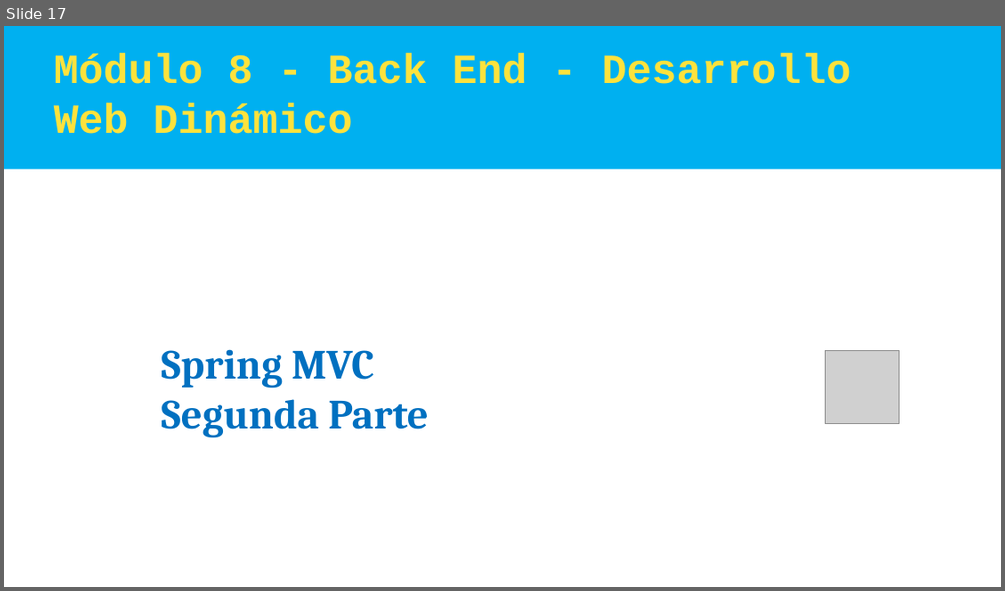
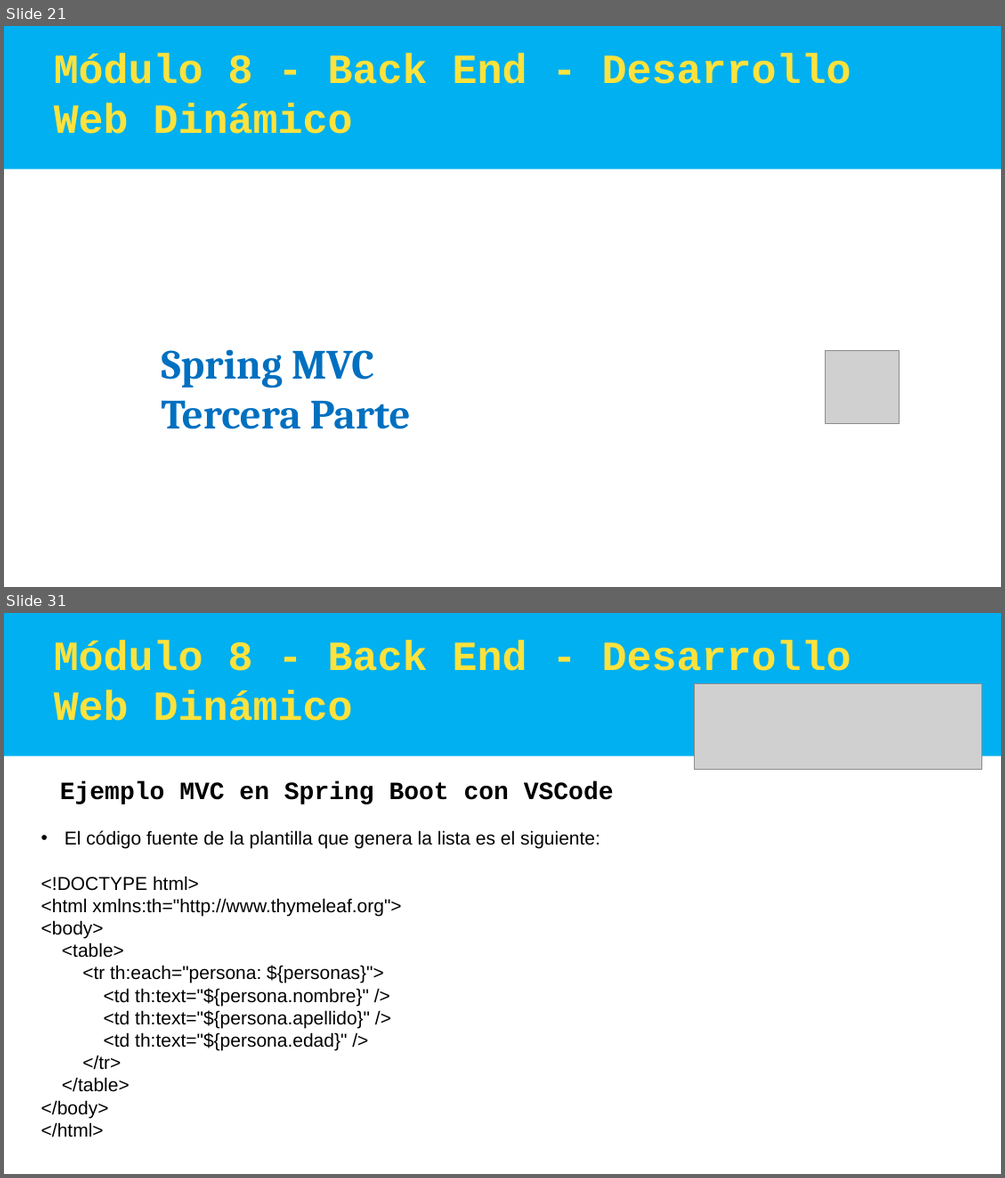
Before and after one commit to cesarprogramador/Angular, a slide deck: Argentina Programa - SpringBoot MVC.pptx. Shown one above the other, each under a label of ours: slide 17 before the commit, slides 21 and 31 after it; the slides between them are not shown. The pictures are 1005x591 and 1005x1178 pixels, drawn with LibreOffice and Linux fonts; fonts in the diff are those of the drawing; grey boxes stand for pictures. Boxes give left, top, right and bottom in pixels: in the first picture for what was removed or moved away, otherwise in the second. Text is boxed around its words. In the diff, an @@ line names an element or a change of style, - is before the commit and + after.

```diff
--- a/Argentina Programa - SpringBoot MVC.pptx
+++ b/Argentina Programa - SpringBoot MVC.pptx
@@ slide 31 added at (4,613,1001,1174), background #FFFFFF @@
@@ rectangle added at (4,613,1001,756), fill #00B0F0 @@
@@ text added at (54,641,851,721), 40 pt, text #FDE23D, bold @@
+Módulo 8 - Back End - Desarrollo Web Dinámico
@@ picture added at (695,684,982,770) @@
@@ text added at (60,781,614,804), 24 pt, text #000000, bold @@
+Ejemplo MVC en Spring Boot con VSCode
@@ text added at (41,830,600,1137), 18 pt, text #000000 @@
+• El código fuente de la plantilla que genera la lista es el siguiente:
+<!DOCTYPE html>
+<html xmlns:th="http://www.thymeleaf.org">
+<body>
+<table>
+<tr th:each="persona: ${personas}">
+<td th:text="${persona.nombre}" />
+<td th:text="${persona.apellido}" />
+<td th:text="${persona.edad}" />
+</tr>
+</table>
+</body>
+</html>
@@ what was slide 17 is now slide 21 @@
@@ slide 21 changed as well @@
@@ text at (162,400,410,429): text changed @@
-Segunda Parte
+Tercera Parte
```
Also in this commit, not shown: 18 other slides changed, 30 other slides added, 1 slide removed.
